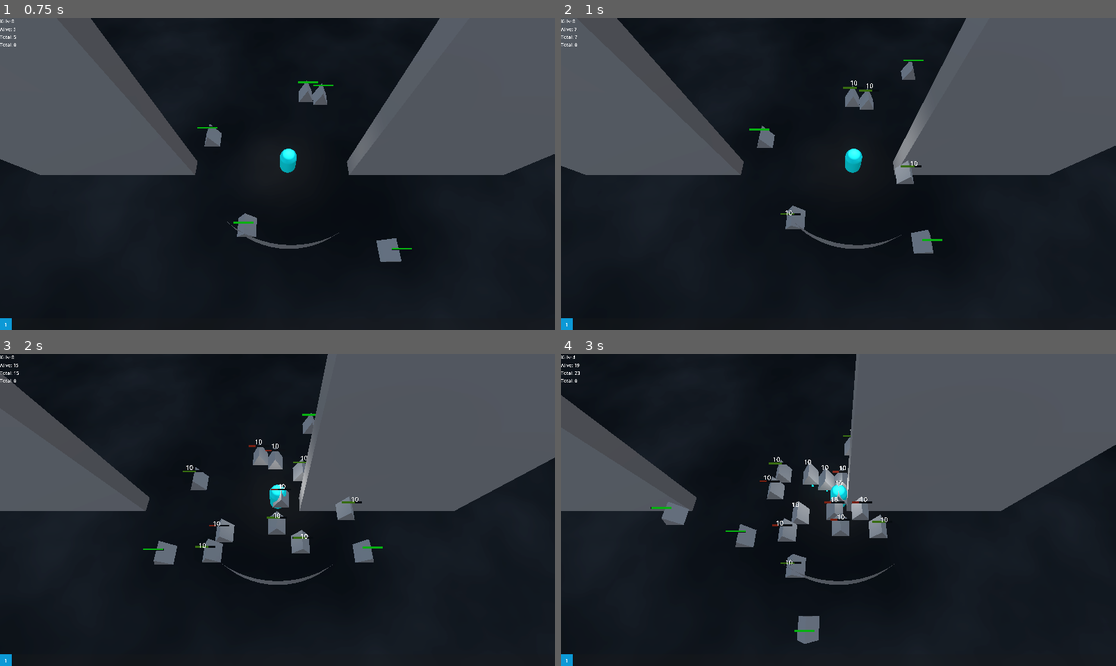
Above: before the commit, frames 1-4 (two rows, left to right).
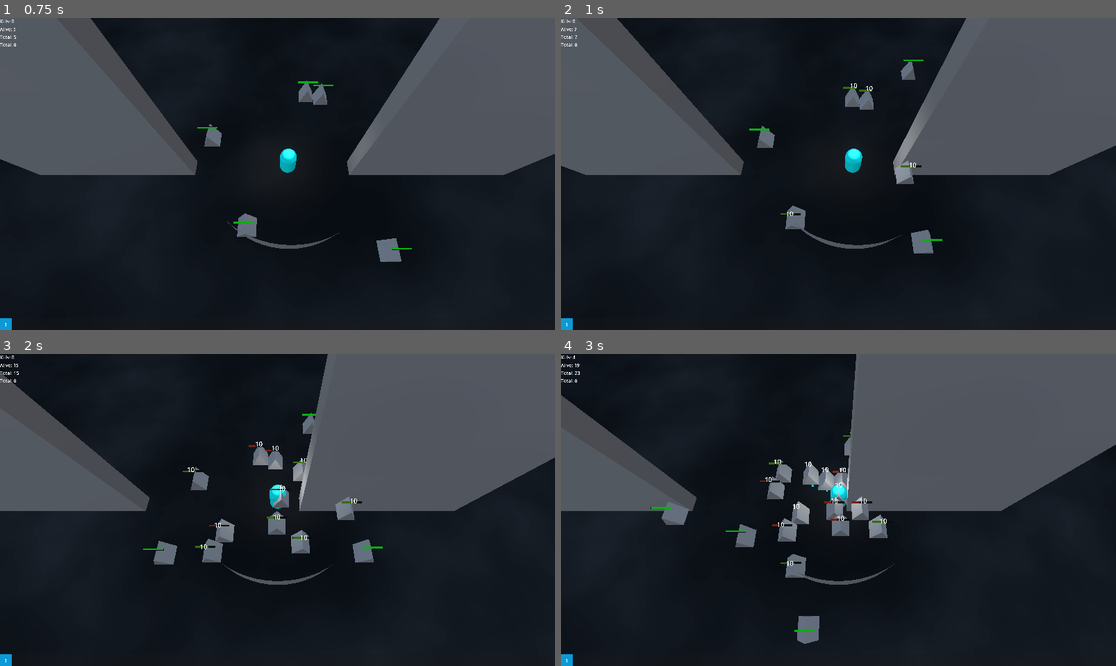
Above: after the commit, the same moments.

Repository: partkyle/GodotProjects
Game: Godot game, scene res://main.tscn
Two runs of this game, one before a commit and one after it. Both use one fixed random seed, a clock stepped at 60 frames per second and the inputs below. The engine's default icon, where the game draws it, is replaced by a stand-in: a white triangle on a blue panel in a dark square.
Inputs (mouse positions are in pixels of both pictures, inside the frame that each line leads up to):
- Up to frame 1 (0.75 s): tap Enter (ui_accept) at 0.5 s; move the mouse to (399, 158) at 0.52 s; hold D (move_right) from 0.53 s (still down); hold F from 0.53 s (still down); click (399, 158) at 0.67 s
- Up to frame 2 (1 s): keep holding D (move_right); keep holding F; tap Enter (ui_accept) at 0.77 s
- Up to frame 3 (2 s): release D (move_right) at 1.25 s; release F at 1.25 s; drag from (166, 525) to (249, 572) at 1.27 s
- Up to frame 4 (3 s): move the mouse to (894, 441) at 2.02 s; hold D (move_right) 2.03-2.75 s; hold F 2.03-2.75 s; drag from (810, 572) to (672, 463) at 2.77 s

Frame 1 is identical in both runs. In frame 2, less than 0.1% of the frame differs, in the area x 40-65%, y 20-64%; in frame 3, 0.1%; in frame 4, 0.2%, in the area x 36-59%, y 24-68%.

Commit message:
health_component and player deal damage movement stuff

Diff:
--- a/RetroSurvivor/aura_attack.gd
+++ b/RetroSurvivor/aura_attack.gd
@@ -1,5 +1,7 @@
 extends Node3D
 class_name AuraAttack
+
+signal deal_damage(event: DamageEvent)
 
 @export var damage := 10
 @export var size := 5.0 :
@@ -36,9 +38,12 @@
 func attack():
 	var bodies = area.get_overlapping_bodies()
 
-	for body in bodies:
-		if body.has_method('take_damage'):
-			body.take_damage(calc_damage())
+	for body: Node3D in bodies:
+		if body.has_node('HealthComponent'):
+			var health_component := body.get_node('HealthComponent')
+			var damage := calc_damage()
+			deal_damage.emit(DamageEvent.create(damage, health_component.global_position))
+			health_component.take_damage(damage)
 
-func calc_damage():
+func calc_damage() -> float:
 	return damage * (1.0 + stats.attack_damage_buff)
--- /dev/null
+++ b/RetroSurvivor/components/health_component.gd
@@ -0,0 +1,15 @@
+class_name HealthComponent
+extends Node3D
+
+signal health_below_zero()
+signal health_updated(current: int, total: int)
+
+@export var max_health := 100
+@export var health := max_health
+
+
+func take_damage(damage: int):
+	health -= damage
+	health_updated.emit(health, max_health)
+	if health <= 0:
+		health_below_zero.emit()
--- a/RetroSurvivor/damage_notifier.gd
+++ b/RetroSurvivor/damage_notifier.gd
@@ -10,3 +10,7 @@
 
 func _on_signal_bus_damage_dealt(event: DamageEvent):
 	popup_damage(event)
+
+
+func _on_player_deal_damage(event):
+	popup_damage(event)
--- a/RetroSurvivor/enemy.gd
+++ b/RetroSurvivor/enemy.gd
@@ -9,27 +9,17 @@
 @onready var mesh := $MeshInstance3D
 @onready var collider := $CollisionShape3D
 @onready var health_bar : HealthBar  = $HealthBar
+@onready var health_component : HealthComponent = $HealthComponent
 
 var target : Node3D
 
-var max_health := 30
-var health := max_health :
-	set(value):
-		health = value
-		health_bar.set_health_percent(float(health)/float(max_health))
-
+@export var max_health := 30
 
 var signal_bus : SignalBus
 
-func take_damage(damage: int):
-	popup_damage(damage)
-	health -= damage
-	if health <= 0:
-		die()
-
-func popup_damage(damage: int):
-	signal_bus.damage_dealt.emit(DamageEvent.create(damage, damage_notifier_position.global_position))
-
+func _ready():
+	health_component.max_health = max_health
+	health_component.health = max_health
 
 #func _process(delta):
 	#if target:
@@ -37,7 +27,6 @@
 		#transform.origin = transform.origin.move_toward(target.transform.origin, SPEED * delta)
 
 func _physics_process(delta):
-	 #need to figure out if colliders is correct
 	if target:
 		var direction := transform.basis * (target.transform.origin - transform.origin)
 		if direction.length() > EPISLON:
@@ -57,7 +46,16 @@
 	health_bar.queue_free()
 	target = null
 	signal_bus.enemy_died.emit(self)
-	create_tween().set_ease(Tween.EASE_OUT).tween_method(set_dissolve_height, 1.0, 0.0, 1.2).connect('finished', func() : queue_free())
+	create_tween() \
+		.set_ease(Tween.EASE_OUT) \
+		.tween_method(set_dissolve_height, 1.0, 0.0, 1.2) \
+		.connect('finished', func() : queue_free())
 
 func set_dissolve_height(height: float):
 	mesh.material_override.set_shader_parameter('dissolve_height', height)
+
+func _on_health_component_health_below_zero():
+	die()
+
+func _on_health_component_health_updated(current, total):
+	health_bar.set_health_percent(float(current)/float(total))
--- a/RetroSurvivor/enemy.tscn
+++ b/RetroSurvivor/enemy.tscn
@@ -1,8 +1,9 @@
-[gd_scene load_steps=6 format=3 uid="uid://catxiq3pmdnu3"]
+[gd_scene load_steps=7 format=3 uid="uid://catxiq3pmdnu3"]
 
 [ext_resource type="Script" path="res://enemy.gd" id="1_fpeth"]
 [ext_resource type="Material" uid="uid://dsqbuxvv5ubi5" path="res://shaders/enemy_shader.tres" id="2_qj4md"]
 [ext_resource type="PackedScene" uid="uid://dyx8vgqy8667j" path="res://health_bar.tscn" id="3_grssf"]
+[ext_resource type="Script" path="res://components/health_component.gd" id="4_t4b1q"]
 
 [sub_resource type="PrismMesh" id="PrismMesh_ojv4n"]
 
@@ -12,6 +13,7 @@
 collision_layer = 6
 collision_mask = 6
 script = ExtResource("1_fpeth")
+max_health = null
 
 [node name="MeshInstance3D" type="MeshInstance3D" parent="."]
 transform = Transform3D(1, 0, 0, 0, 1, 0, 0, 0, 1, 0, 1.5, 0)
@@ -25,5 +27,9 @@
 [node name="HealthBar" parent="." instance=ExtResource("3_grssf")]
 transform = Transform3D(1, 0, 0, 0, 1, 0, 0, 0, 1, 0, 2.25, 0)
 
-[node name="DamageNotifierPosition" type="Node3D" parent="."]
-transform = Transform3D(1, 0, 0, 0, 1, 0, 0, 0, 1, 0, 2.61665, 0)
+[node name="HealthComponent" type="Node3D" parent="."]
+transform = Transform3D(1, 0, 0, 0, 1, 0, 0, 0, 1, 0, 2.42192, 0)
+script = ExtResource("4_t4b1q")
+
+[connection signal="health_below_zero" from="HealthComponent" to="." method="_on_health_component_health_below_zero"]
+[connection signal="health_updated" from="HealthComponent" to="." method="_on_health_component_health_updated"]
--- a/RetroSurvivor/main.tscn
+++ b/RetroSurvivor/main.tscn
@@ -221,6 +221,7 @@
 inactive_update_mode = 0
 camera_3D_resource = null
 
+[connection signal="deal_damage" from="Player" to="DamageNotifier" method="_on_player_deal_damage"]
 [connection signal="gain_xp" from="Player" to="UI" method="_on_player_gain_xp"]
 [connection signal="level_up" from="Player" to="UI" method="_on_player_level_up"]
 [connection signal="level_up" from="Player" to="UI/UpgradeSelect" method="_on_player_level_up"]
--- a/RetroSurvivor/player.gd
+++ b/RetroSurvivor/player.gd
@@ -3,7 +3,7 @@
 
 signal level_up(level: int)
 signal gain_xp(xp: int, xp_to_next_level: int)
-
+signal deal_damage(event: DamageEvent)
 
 var xp := 0
 var level := 1
@@ -62,7 +62,6 @@
 
 	gain_xp.emit(xp, xp_to_next_level)
 
-
 func _on_upgrade_select_select_powerup(powerup: PowerUp, rarity: PowerUp.Rarity):
 	match powerup.stat:
 		PowerUp.Stat.MOVE_SPEED:
@@ -77,3 +76,10 @@
 			pickup_radius = stats.calc_pickup_radius()
 
 	%SignalBus.stats_updated.emit(stats.stats_text())
+
+func _on_health_component_health_below_zero():
+	print('player died')
+	queue_free()
+
+func _on_aura_deal_damage(event: DamageEvent):
+	deal_damage.emit(event)
--- a/RetroSurvivor/player.tscn
+++ b/RetroSurvivor/player.tscn
@@ -1,9 +1,10 @@
-[gd_scene load_steps=14 format=3 uid="uid://p0nwwoiajish"]
+[gd_scene load_steps=15 format=3 uid="uid://p0nwwoiajish"]
 
 [ext_resource type="Script" path="res://player.gd" id="1_j4niv"]
 [ext_resource type="Script" path="res://aura_attack.gd" id="2_fagvc"]
 [ext_resource type="Shader" path="res://shaders/dissolve_no_cull.gdshader" id="3_y2jjf"]
 [ext_resource type="Script" path="res://components/stats_component.gd" id="4_2i3uy"]
+[ext_resource type="Script" path="res://components/health_component.gd" id="5_qq8w8"]
 
 [sub_resource type="StandardMaterial3D" id="StandardMaterial3D_myua3"]
 albedo_color = Color(0, 1, 1, 1)
@@ -84,4 +85,9 @@
 [node name="StatsComponent" type="Node3D" parent="."]
 script = ExtResource("4_2i3uy")
 
+[node name="HealthComponent" type="Node3D" parent="."]
+script = ExtResource("5_qq8w8")
+
+[connection signal="deal_damage" from="Attacks/Aura" to="." method="_on_aura_deal_damage"]
 [connection signal="body_entered" from="Pickup" to="." method="_on_pickup_body_entered"]
+[connection signal="health_below_zero" from="HealthComponent" to="." method="_on_health_component_health_below_zero"]
